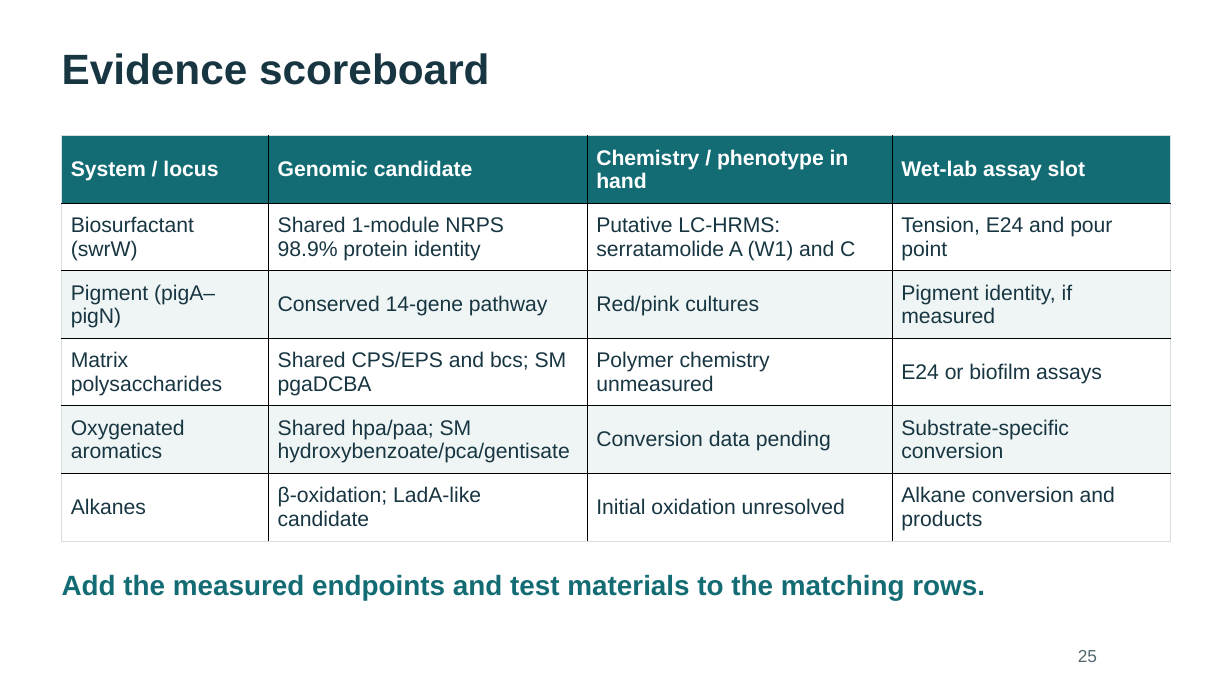
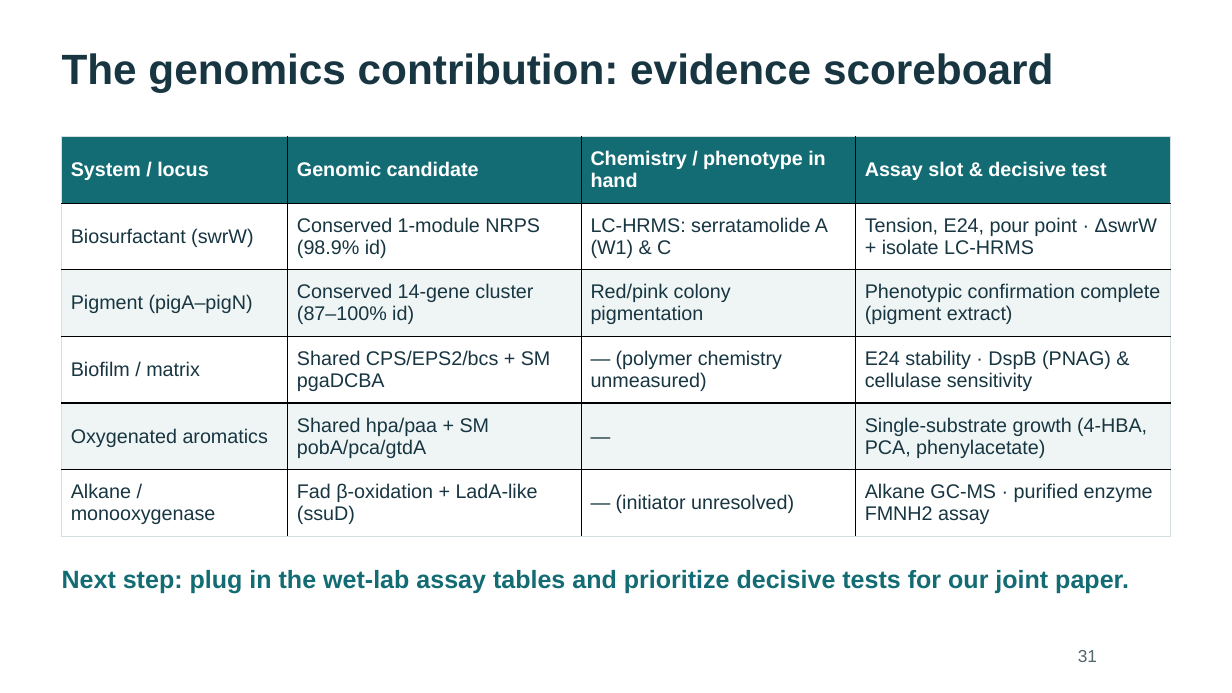
Before and after one commit to WhyAdr/sm-manu, a slide deck: slide 31 of explainer/NMZ-Serratia-genomics-explainer-2026-10-20.pptx (slide 25 before the commit). Drawn at 1232x693 pixels with LibreOffice and Linux fonts; fonts in the diff are those of the drawing. Boxes give left, top, right and bottom in pixels: in the first picture for what was removed or moved away, otherwise in the second. Text is boxed around its words. In the diff, an @@ line names an element or a change of style, - is before the commit and + after.

Commit message:
Expand antiSMASH walkthrough to 8 slides and apply review polish (40-slide deck)
- Expand antiSMASH BGC walkthrough from 2 to 8 slides (Slides 9–16) with 2x Retina captures
- Update deck to 31 main slides + 9 technical backups (40 slides total)
- Apply review polish items across Slides 5, 17, 30, 31, and 40 (Backup B9)
- Update finalize_explainer.mjs for 40 slides and 17 native table owners (0 layout findings)
- Rebuild validated PPTX, 40-page slide preview PDF, and 5-page glossary PDF
- Update glossary.md, outline-and-glossary.md, and README.md

```diff
--- a/explainer/NMZ-Serratia-genomics-explainer-2026-10-20.pptx
+++ b/explainer/NMZ-Serratia-genomics-explainer-2026-10-20.pptx
@@ text at [62, 53, 1053, 92]: text changed @@
-Evidence scoreboard
+The genomics contribution: evidence scoreboard
@@ table at [62, 137, 1172, 536] @@
-row 1, column 4: Wet-lab assay slot
+row 1, column 4: Assay slot & decisive test
-row 2: Biosurfactant (swrW) | Shared 1-module NRPS / 98.9% protein identity | Putative LC-HRMS: serratamolide A (W1) and C | Tension, E24 and pour point
+row 2: Biosurfactant (swrW) | Conserved 1-module NRPS (98.9% id) | LC-HRMS: serratamolide A (W1) & C | Tension, E24, pour point · ΔswrW + isolate LC-HRMS
-row 3: Pigment (pigA–pigN) | Conserved 14-gene pathway | Red/pink cultures | Pigment identity, if measured
+row 3: Pigment (pigA–pigN) | Conserved 14-gene cluster (87–100% id) | Red/pink colony pigmentation | Phenotypic confirmation complete (pigment extract)
-row 4: Matrix polysaccharides | Shared CPS/EPS and bcs; SM pgaDCBA | Polymer chemistry unmeasured | E24 or biofilm assays
+row 4: Biofilm / matrix | Shared CPS/EPS2/bcs + SM pgaDCBA | — (polymer chemistry unmeasured) | E24 stability · DspB (PNAG) & cellulase sensitivity
-row 5: Oxygenated aromatics | Shared hpa/paa; SM hydroxybenzoate/pca/gentisate | Conversion data pending | Substrate-specific conversion
+row 5: Oxygenated aromatics | Shared hpa/paa + SM pobA/pca/gtdA | — | Single-substrate growth (4-HBA, PCA, phenylacetate)
-row 6: Alkanes | β-oxidation; LadA-like candidate | Initial oxidation unresolved | Alkane conversion and products
+row 6: Alkane / monooxygenase | Fad β-oxidation + LadA-like (ssuD) | — (initiator unresolved) | Alkane GC-MS · purified enzyme FMNH2 assay
@@ size 16.5 to 15.4 pt in "System / locus", "Genomic candidate", "Chemistry / phenotype in hand", "Biosurfactant (swrW)" and 2 more places @@
@@ text removed at [62, 574, 985, 601] @@
-Add the measured endpoints and test materials to the matching rows.
@@ text added at [62, 570, 1129, 593], 19.5 pt, text #136C74, bold @@
+Next step: plug in the wet-lab assay tables and prioritize decisive tests for our joint paper.
@@ text at [1078, 650, 1097, 662]: text changed @@
-25
+31
```
Also in this commit, not shown: 15 other slides changed, 9 slides added, 3 slides removed, 9 other files.
